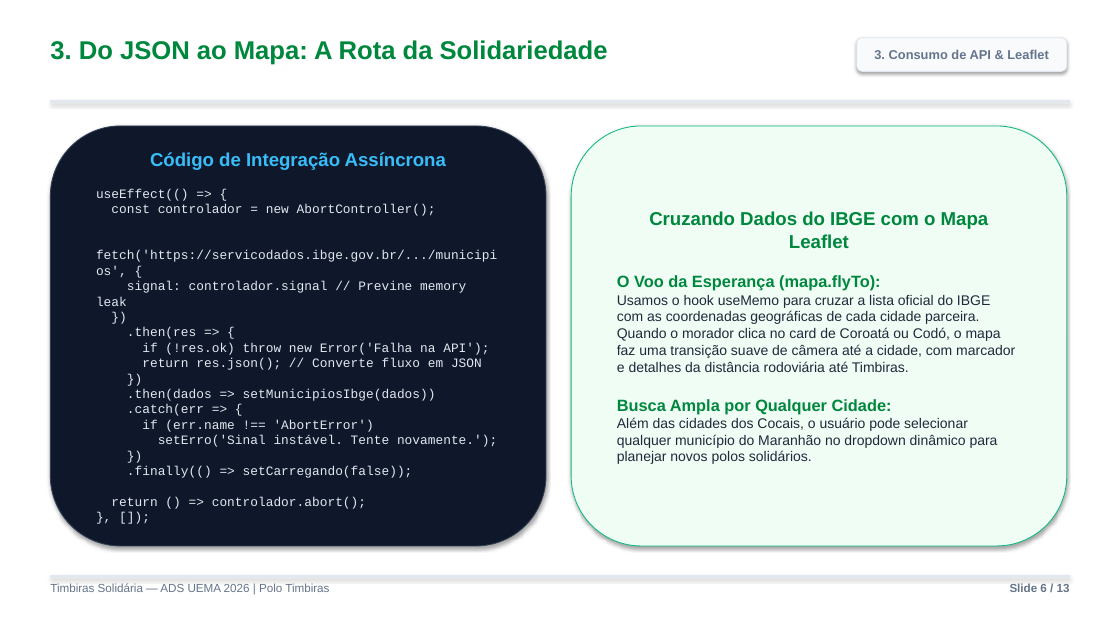
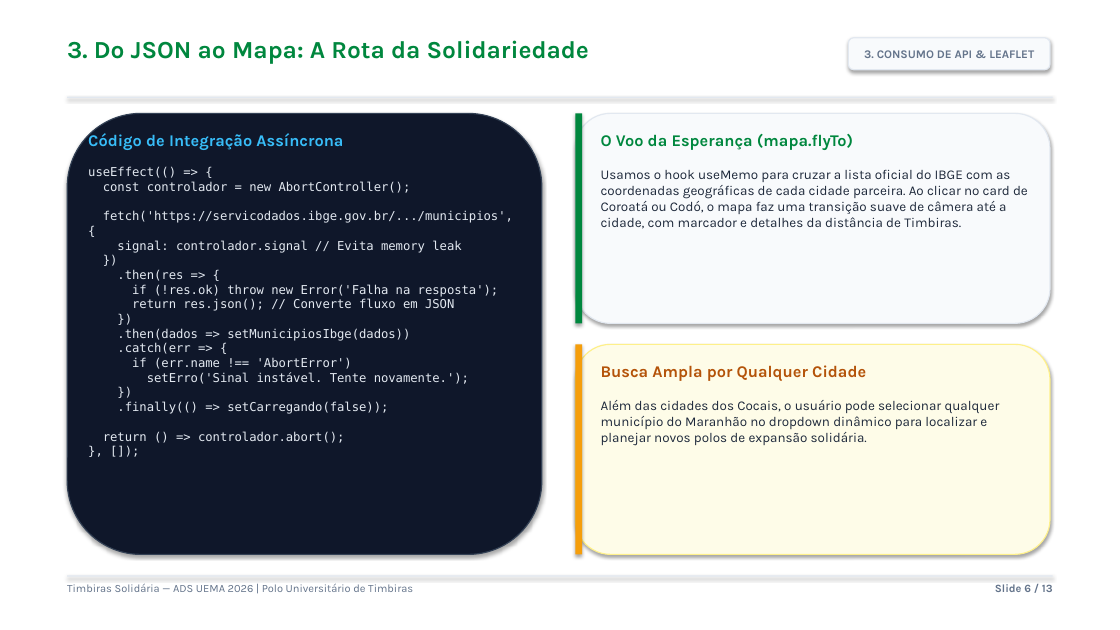
Before and after one commit to ambersonrogers/timbiras-solidaria, a slide deck: slide 6 of Relatorio_Atividade_2_Slides.pptx. Drawn at 1120x630 pixels with LibreOffice and Linux fonts; fonts in the diff are those of the drawing. Boxes give left, top, right and bottom in pixels: in the first picture for what was removed or moved away, otherwise in the second. Text is boxed around its words. In the diff, an @@ line names an element or a change of style, - is before the commit and + after.

```diff
--- a/Relatorio_Atividade_2_Slides.pptx
+++ b/Relatorio_Atividade_2_Slides.pptx
@@ text "3. Do JSON ao Mapa: ..." moved from (x1=50, y1=40, x2=608, y2=65) to (x1=67, y1=40, x2=589, y2=64) @@
@@ text "3. Do JSON ao Mapa: ..." at (x1=67, y1=40, x2=589, y2=64): size 22 to 21 pt, font Arial to Karla @@
@@ rounded rectangle "3. CONSUMO DE API & ..." resized from (x1=857, y1=38, x2=1067, y2=71) to (x1=849, y1=38, x2=1050, y2=70) @@
@@ rounded rectangle "3. CONSUMO DE API & ..." at (x1=849, y1=38, x2=1050, y2=70): outline #E2E8F0 0.75 pt to #E2E8F0 1 pt @@
@@ text in rounded rectangle at (x1=864, y1=50, x2=1034, y2=58): text changed; size 11 to 10 pt; font Arial to Karla @@
-3. Consumo de API & Leaflet
+3. CONSUMO DE API & LEAFLET
@@ rectangle at (x1=67, y1=97, x2=1053, y2=97): outline #E2E8F0 0.75 pt to none @@
@@ rectangle resized from (x1=50, y1=101, x2=1070, y2=103) to (x1=67, y1=97, x2=1053, y2=97) @@
@@ rounded rectangle resized from (x1=50, y1=126, x2=546, y2=546) to (x1=67, y1=113, x2=542, y2=555) @@
@@ rounded rectangle at (x1=67, y1=113, x2=542, y2=555): outline #334155 0.75 pt to #334155 1 pt @@
@@ rounded rectangle added at (x1=576, y1=113, x2=1050, y2=323), fill #F8FAFC, outline #E2E8F0 1 pt @@
@@ rectangle added at (x1=576, y1=113, x2=582, y2=323), fill #00873E @@
@@ text added at (x1=88, y1=132, x2=513, y2=443), 10.5 pt, text #E2E8F0 @@
+Código de Integração Assíncrona
+useEffect(() => {
+const controlador = new AbortController();
+fetch('https://servicodados.ibge.gov.br/.../municipios', {
+signal: controlador.signal // Evita memory leak
+})
+.then(res => {
+if (!res.ok) throw new Error('Falha na resposta');
+return res.json(); // Converte fluxo em JSON
+})
+.then(dados => setMunicipiosIbge(dados))
+.catch(err => {
+if (err.name !== 'AbortError')
+setErro('Sinal instável. Tente novamente.');
+})
+.finally(() => setCarregando(false));
+return () => controlador.abort();
+}, []);
@@ text at (x1=601, y1=134, x2=1028, y2=229): text changed; size 12 to 11.5 pt; font Arial to Karla @@
-Cruzando Dados do IBGE com o Mapa Leaflet
-O Voo da Esperança (mapa.flyTo):
-Usamos o hook useMemo para cruzar a lista oficial do IBGE com as coordenadas geográficas de cada cidade parceira. Quando o morador clica no card de Coroatá ou Codó, o mapa faz uma transição suave de câmera até a cidade, com marcador e detalhes da distância rodoviária até Timbiras.
-Busca Ampla por Qualquer Cidade:
-Além das cidades dos Cocais, o usuário pode selecionar qualquer município do Maranhão no dropdown dinâmico para planejar novos polos solidários.
+O Voo da Esperança (mapa.flyTo)
+Usamos o hook useMemo para cruzar a lista oficial do IBGE com as coordenadas geográficas de cada cidade parceira. Ao clicar no card de Coroatá ou Codó, o mapa faz uma transição suave de câmera até a cidade, com marcador e detalhes da distância de Timbiras.
@@ text "O Voo da Esperança (mapa.flyTo)" moved from (x1=571, y1=126, x2=1067, y2=546) to (x1=601, y1=134, x2=1028, y2=229) @@
@@ text "O Voo da Esperança (mapa.flyTo)" at (x1=601, y1=134, x2=1028, y2=229): vertical alignment middle to top; fill #F0FDF4 to none; outline #10B981 0.75 pt to none; shadow off @@
@@ text in rounded rectangle at (x1=96, y1=152, x2=497, y2=509): text removed @@
-Código de Integração Assíncrona
-useEffect(() => {
-const controlador = new AbortController();
-fetch('https://servicodados.ibge.gov.br/.../municipios', {
-signal: controlador.signal // Previne memory leak
-})
-.then(res => {
-if (!res.ok) throw new Error('Falha na API');
-return res.json(); // Converte fluxo em JSON
-})
-.then(dados => setMunicipiosIbge(dados))
-.catch(err => {
-if (err.name !== 'AbortError')
-setErro('Sinal instável. Tente novamente.');
-})
-.finally(() => setCarregando(false));
-return () => controlador.abort();
-}, []);
@@ rounded rectangle added at (x1=576, y1=344, x2=1050, y2=555), fill #FEFCE8, outline #FEF08A 1 pt @@
@@ rectangle added at (x1=576, y1=344, x2=582, y2=555), fill #F59E0B @@
@@ text added at (x1=601, y1=365, x2=1000, y2=446), 11.5 pt, text #1E293B @@
+Busca Ampla por Qualquer Cidade
+Além das cidades dos Cocais, o usuário pode selecionar qualquer município do Maranhão no dropdown dinâmico para localizar e planejar novos polos de expansão solidária.
@@ text at (x1=67, y1=583, x2=413, y2=592): text changed; size 10 to 9.5 pt; font Arial to Karla @@
-Timbiras Solidária — ADS UEMA 2026 | Polo Timbiras
+Timbiras Solidária — ADS UEMA 2026 | Polo Universitário de Timbiras
@@ rectangle resized from (x1=50, y1=576, x2=1070, y2=577) to (x1=67, y1=576, x2=1053, y2=576) @@
@@ rectangle at (x1=67, y1=576, x2=1053, y2=576): outline #E2E8F0 0.75 pt to none @@
@@ text "Slide 6 / 13" moved from (x1=1010, y1=583, x2=1070, y2=592) to (x1=995, y1=584, x2=1053, y2=592) @@
@@ text "Slide 6 / 13" at (x1=995, y1=584, x2=1053, y2=592): size 10 to 9.5 pt, font Arial to Karla @@
```
Also in this commit, not shown: 12 other slides changed, 1 other file.
